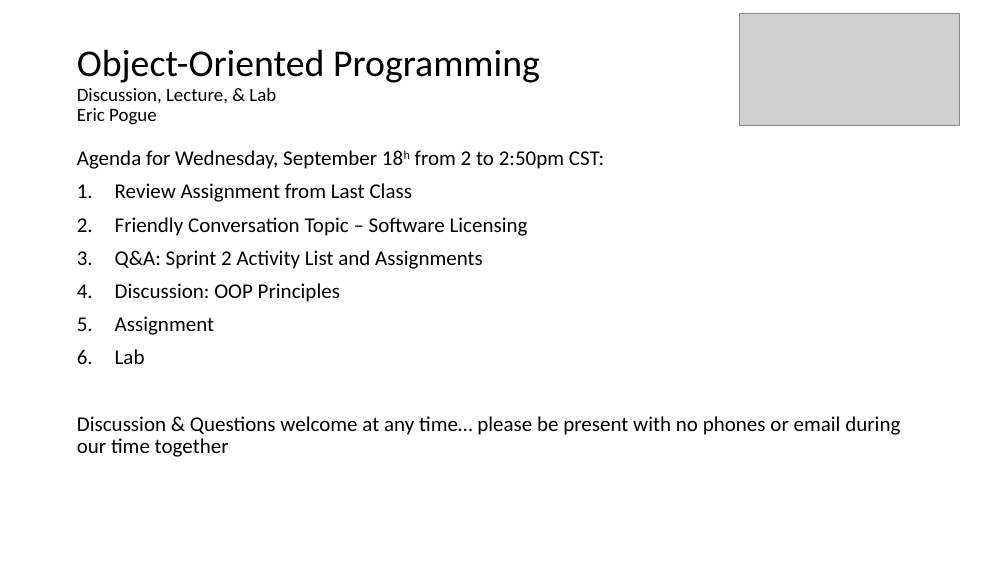
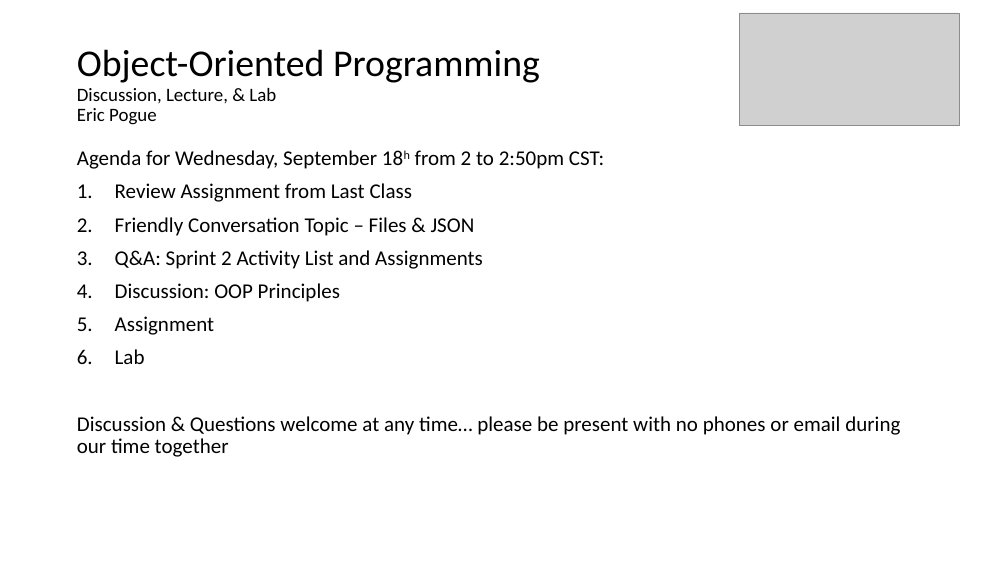
Before and after one commit to EricJPogue/CPSC-24500, a slide deck: slide 1 of lecture-slides/2019-09-18-oop.pptx. Drawn at 1008x567 pixels with LibreOffice and Linux fonts; fonts in the diff are those of the drawing; grey boxes stand for pictures. Boxes give left, top, right and bottom in pixels: in the first picture for what was removed or moved away, otherwise in the second. Text is boxed around its words. In the diff, an @@ line names an element or a change of style, - is before the commit and + after.

Commit message:
Update file.

```diff
--- a/lecture-slides/2019-09-18-oop.pptx
+++ b/lecture-slides/2019-09-18-oop.pptx
@@ text at (115, 217, 475, 236): text changed @@
-2. Friendly Conversation Topic – Software Licensing
+2. Friendly Conversation Topic – Files & JSON
```
Also in this commit, not shown: 1 other slide changed, 8 slides added, 3 slides removed.
